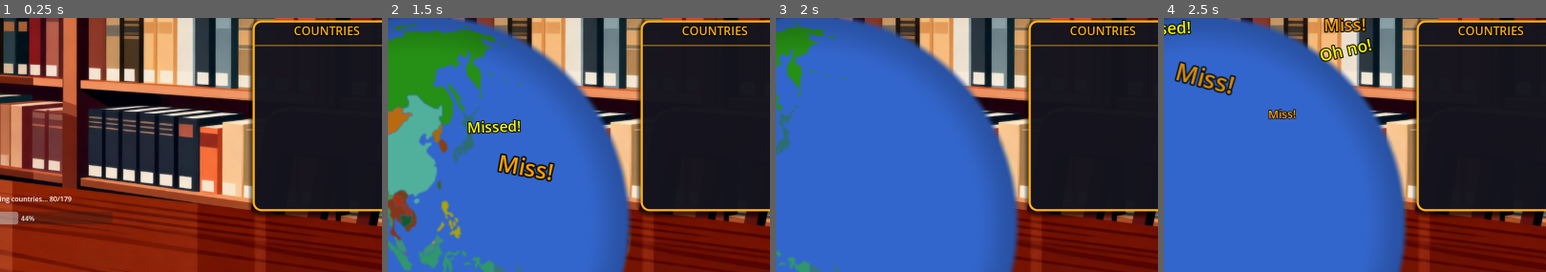
Above: before the commit, frames 1-4 (left to right).
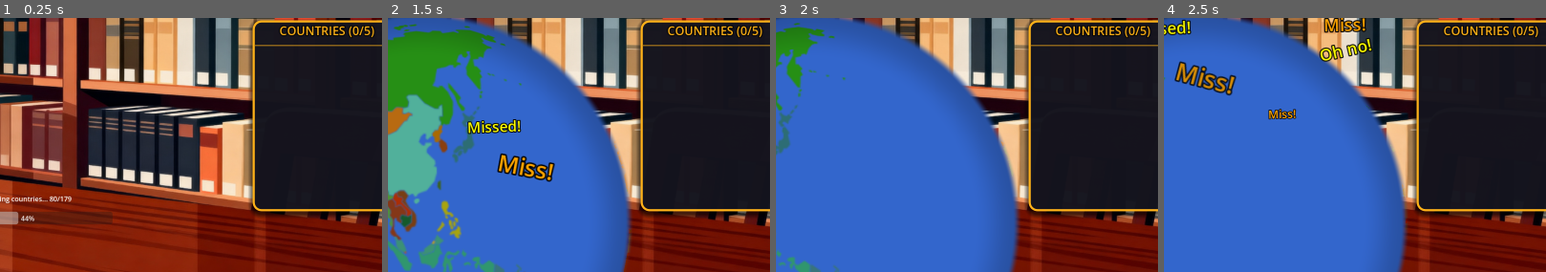
Above: after the commit, the same moments.

Repository: Balatzar/CountryCollector
Game: Godot game, scene res://Scenes/Game.tscn
Same seed, same stepped clock (60 frames per second), same inputs: the game is played once before the commit and once after it.
Inputs (mouse positions are % of the whole screen's width and height, from its top left):
- Up to frame 1 (0.25 s): no input
- Up to frame 2 (1.5 s): tap Enter at 0.5 s; move the mouse to (72, 45) at 0.52 s; click (72, 45) at 0.67 s; tap Space at 0.77 s; move the mouse to (30, 55) at 1.27 s; click (30, 55) at 1.42 s
- Up to frame 3 (2 s): tap Space at 1.52 s
- Up to frame 4 (2.5 s): move the mouse to (60, 28) at 2.02 s; click (60, 28) at 2.17 s
The pictures show only the part of the screen within x 46-96%, y 11-61%; the shares and areas given below are measured in that part.

The runs differ from the first frame. In frame 1, 0.6% of the frame differs, in the area x 73-98%, y 3-8%; in frame 2, 0.6%; in frame 3, 0.6%; in frame 4, 0.6%.

Commit message:
Display how many countries remaining

Diff:
--- a/Scenes/GameOverlay.gd
+++ b/Scenes/GameOverlay.gd
@@ -4,6 +4,7 @@
 
 # Node references
 @onready var dart_container: HBoxContainer = $MarginContainer/LayoutContainer/CenterAndRightContainer/TopBar/DartPanel/DartVBox/DartContainer
+@onready var countries_title: Label = $MarginContainer/LayoutContainer/CenterAndRightContainer/RightPanel/CountriesVBox/CountriesTitle
 @onready var countries_list: VBoxContainer = $MarginContainer/LayoutContainer/CenterAndRightContainer/RightPanel/CountriesVBox/ScrollContainer/CountriesList
 @onready var bonus_panel: PanelContainer = $MarginContainer/LayoutContainer/LeftPanel/BonusPanel
 @onready var bonus_container: VBoxContainer = $MarginContainer/LayoutContainer/LeftPanel/BonusPanel/BonusVBox/BonusEffectsList
@@ -35,6 +36,9 @@
 	# Initialize bonus/malus displays
 	_update_card_displays()
 
+	# Update country counter
+	_update_country_title()
+
 
 func _setup_dart_counter() -> void:
 	# Clear any existing children and icon references
@@ -71,6 +75,7 @@
 
 func _on_country_collected(country_id: String) -> void:
 	_add_country_to_list(country_id)
+	_update_country_title()
 
 
 func _on_darts_changed(remaining_darts: int) -> void:
@@ -188,3 +193,10 @@
 	"""Show/hide the zoom help panel based on zoom level"""
 	# Show help panel only if zoom is active (level > 0)
 	zoom_help_panel.visible = (zoom_level > 0)
+
+
+func _update_country_title() -> void:
+	"""Update the countries title with current count"""
+	var collected := GameState.collected_countries.size()
+	var total := GameState.all_countries.size()
+	countries_title.text = "COUNTRIES (%d/%d)" % [collected, total]
